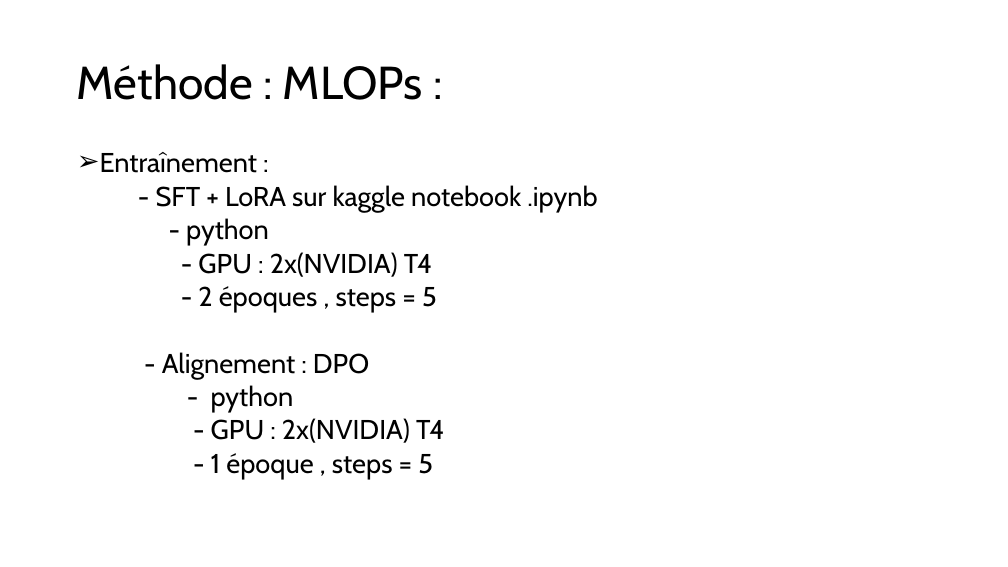
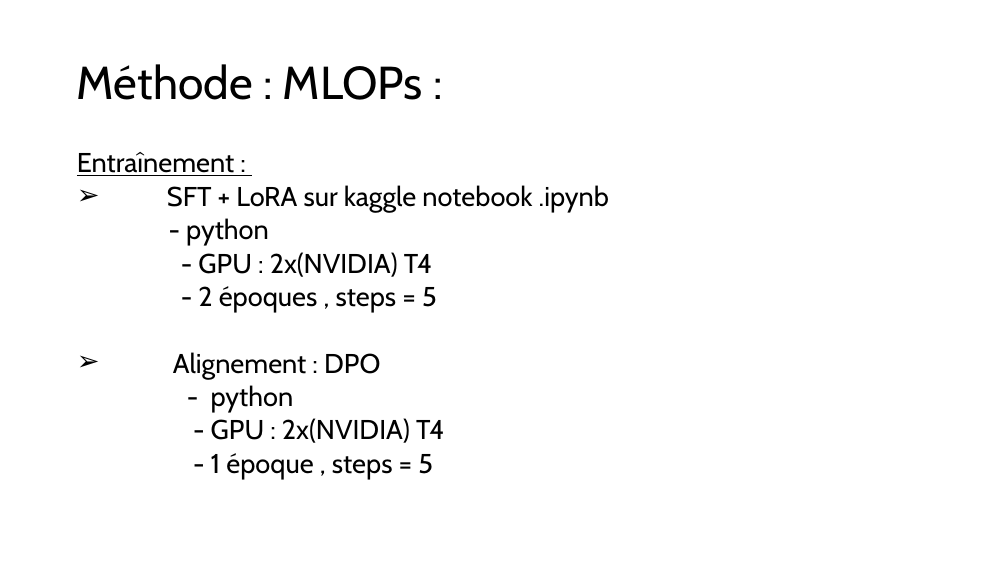
Before and after one commit to AIEngOc2025/agent-triage-hospitalier, a slide deck: slide 5 of Presentation1.pptx. Drawn at 1008x567 pixels with LibreOffice and Linux fonts; fonts in the diff are those of the drawing. Boxes give left, top, right and bottom in pixels: in the first picture for what was removed or moved away, otherwise in the second. Text is boxed around its words. In the diff, an @@ line names an element or a change of style, - is before the commit and + after.

```diff
--- a/Presentation1.pptx
+++ b/Presentation1.pptx
@@ text at <box>77,152,234,176</box>: underline on in "Entraînement :"; bullet ➢ to none @@
@@ text at <box>167,185,609,212</box>: text changed @@
-- SFT + LoRA sur kaggle notebook .ipynb
+➢ SFT + LoRA sur kaggle notebook .ipynb
@@ text at <box>173,352,380,379</box>: text changed @@
-- Alignement : DPO
+➢ Alignement : DPO
```
Also in this commit, not shown: 4 other slides changed, 21 other files.
